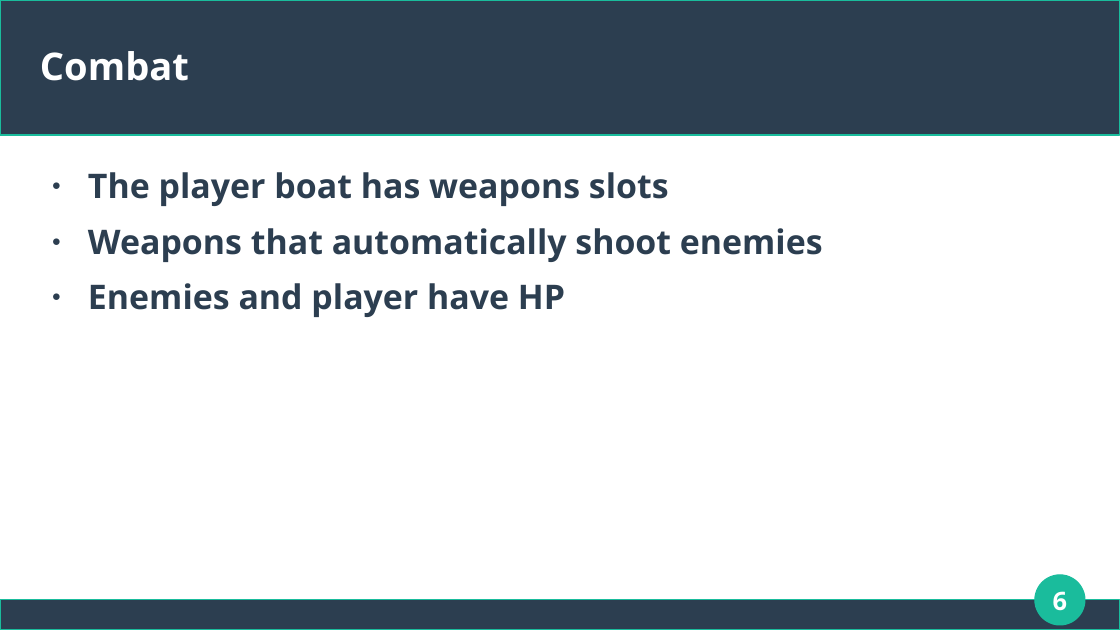
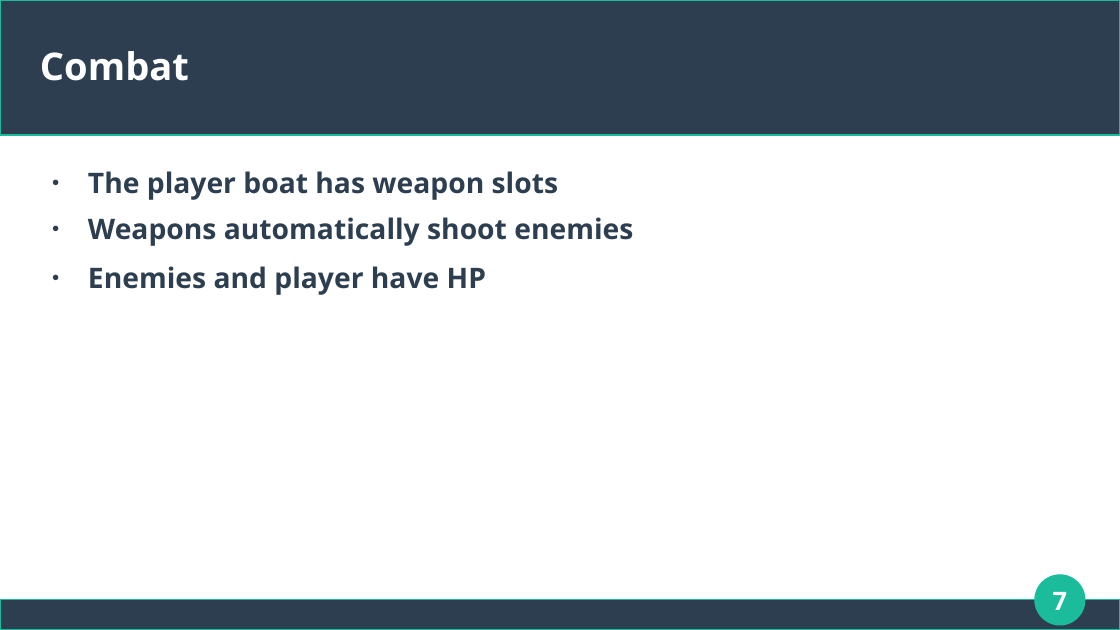
Before and after one commit to ktosox/Tool_Box_2, a slide deck: slide 7 of projects/vam-pirate_ship-vivors_2/GDD.odp (slide 6 before the commit). Drawn at 1120x630 pixels with LibreOffice and Linux fonts; fonts in the diff are those of the drawing. Boxes give left, top, right and bottom in pixels: in the first picture for what was removed or moved away, otherwise in the second. Text is boxed around its words. In the diff, an @@ line names an element or a change of style, - is before the commit and + after.

```diff
--- a/projects/vam-pirate_ship-vivors_2/GDD.odp
+++ b/projects/vam-pirate_ship-vivors_2/GDD.odp
@@ text at box(88, 171, 633, 246): text changed; size 24 to 20 pt @@
-● The player boat has weapons slots
-● Weapons that automatically shoot enemies
+● The player boat has weapon slots
+● Weapons automatically shoot enemies
@@ text at box(88, 266, 486, 295): size 24 to 20 pt in "Enemies and player have HP" @@
@@ page number at box(1053, 592, 1068, 610): text changed @@
-6
+7
```
Also in this commit, not shown: 4 other slides changed, 1 slide added, 5 other files.
